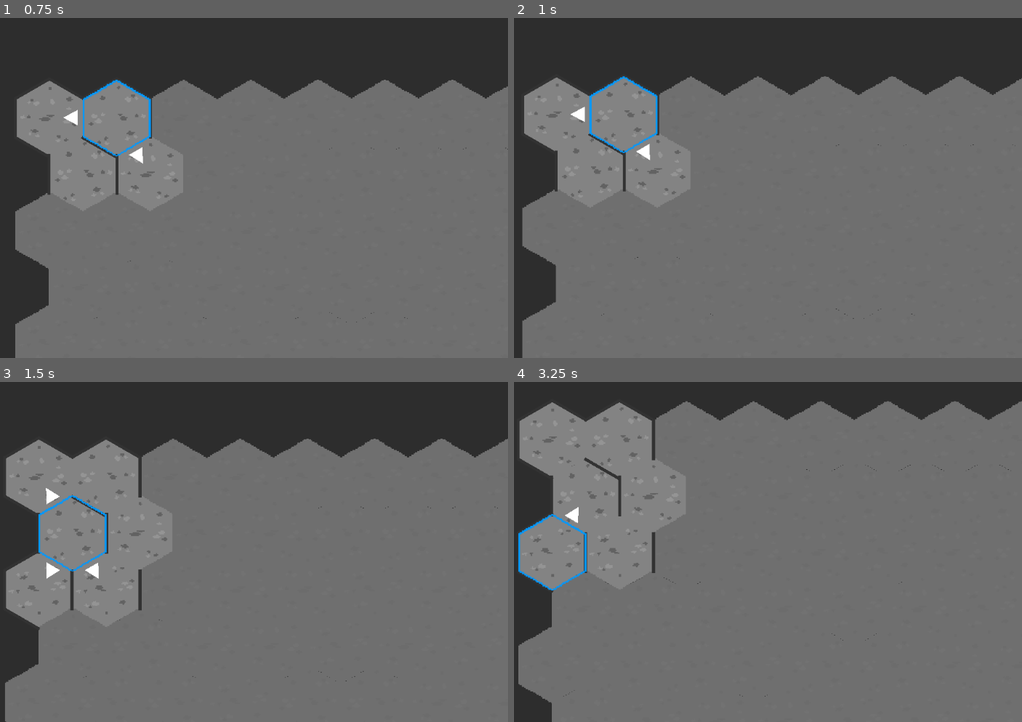
Above: before the commit, frames 1-4 (two rows, left to right).
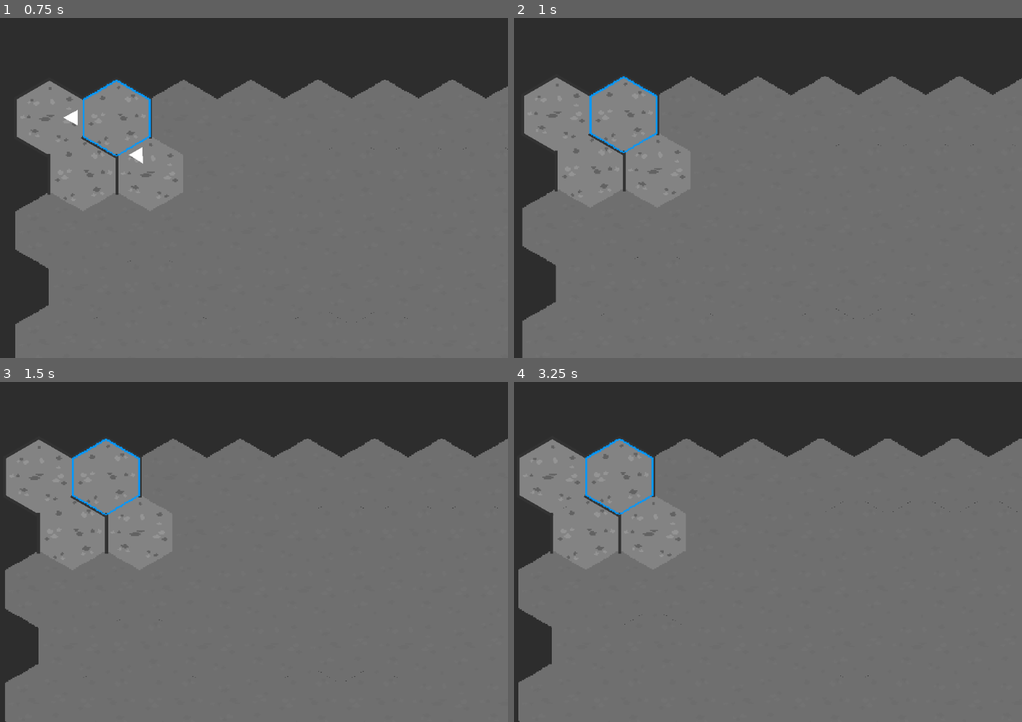
Above: after the commit, the same moments.

Repository: TeodorVecerdi/godot_intake_remake
Game: Godot game, scene res://Scenes/HexGrid.tscn
Same seed, same stepped clock (60 frames per second), same inputs: the game is played once before the commit and once after it.
Inputs:
- Up to frame 1 (0.75 s): tap Enter at 0.5 s; hold D from 0.53 s (still down); hold E from 0.53 s (still down)
- Up to frame 2 (1 s): keep holding D; keep holding E; tap Space at 0.77 s
- Up to frame 3 (1.5 s): release D at 1.28 s; release E at 1.28 s; hold A from 1.28 s (still down); tap C at 1.35 s
- Up to frame 4 (3.25 s): tap Space at 1.52, 3.02 s; release A at 2.03 s; hold Z 2.03-2.78 s; hold D from 2.03 s (still down); tap Q at 2.85 s

Frame 1 is identical in both runs. In frame 2, 0.1% of the frame differs, in the area x 11-27%, y 26-42%; in frame 3, 1.1%; in frame 4, 16%, in the area x 0-100%, y 5-100%.

Commit message:
Add player movement locking when zoomed out

Diff:
--- a/Scripts/HexGrid.gd
+++ b/Scripts/HexGrid.gd
@@ -144,6 +144,7 @@
 
 
 func _onCameraZoomChanged(state):
+	player.lockMovement(state)
 	print("Camera zoom state changed to [%s]" % ("Zoomed Out" if state else "Zoomed In"))
 
 
--- a/Scripts/Player.gd
+++ b/Scripts/Player.gd
@@ -16,6 +16,7 @@
 var gridX: int
 var gridY: int
 var validMoves
+var movementLocked = false
 
 
 func _ready():
@@ -32,7 +33,7 @@
 
 func _input(event):
 	var justPressed = event.is_pressed() and not event.is_echo()
-	if not justPressed:
+	if not justPressed or movementLocked:
 		return
 
 	if Input.is_key_pressed(KEY_E):
@@ -78,6 +79,14 @@
 	validMoves = Grid.getPassableNeighboursBool(gridX, gridY)
 
 
+func lockMovement(state):
+	movementLocked = state
+	if not state:
+		updateArrows()
+	else:
+		for i in range(6):
+			Arrows[i].visible = false
+
 func updateArrows() -> void:
-	for i in range(len(Arrows)):
+	for i in range(6):
 		Arrows[i].visible = validMoves[i]
